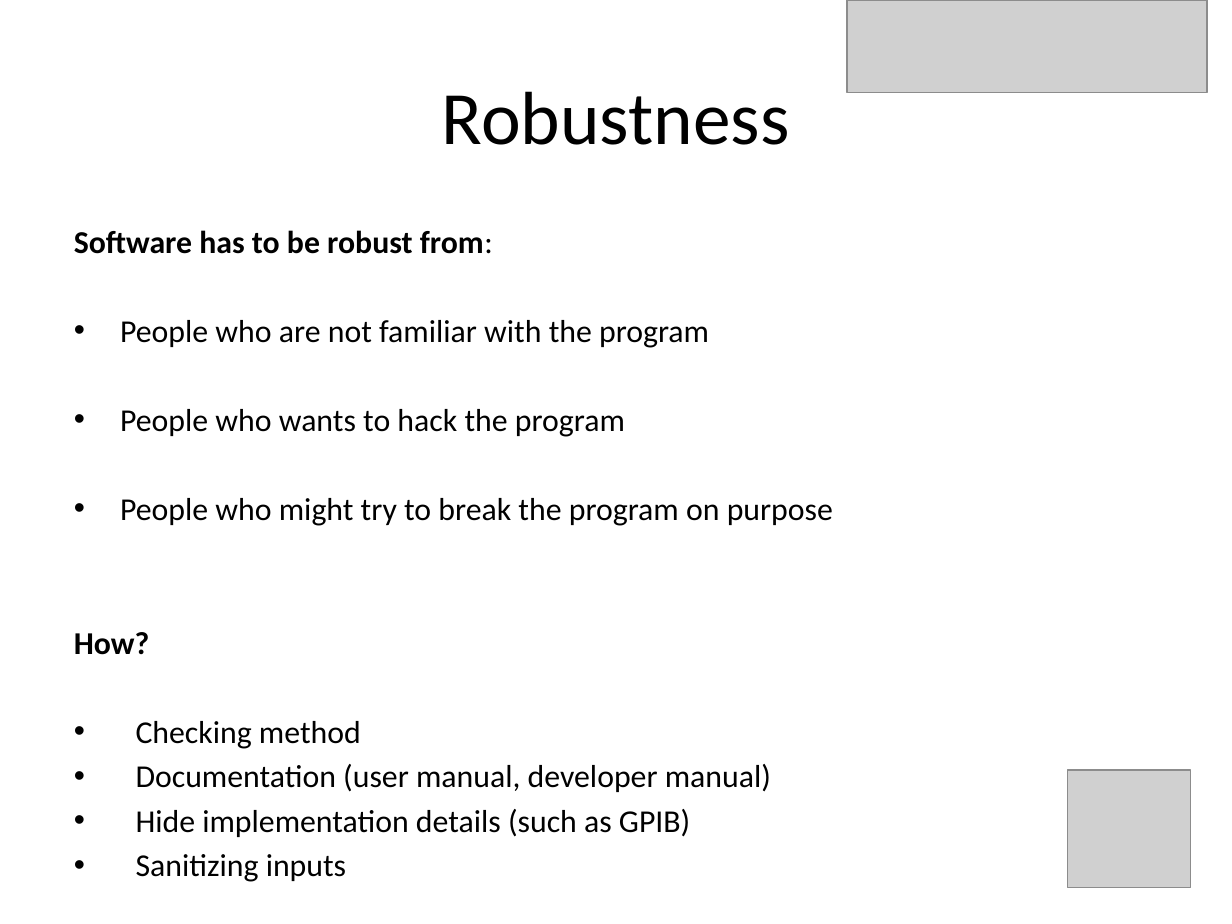
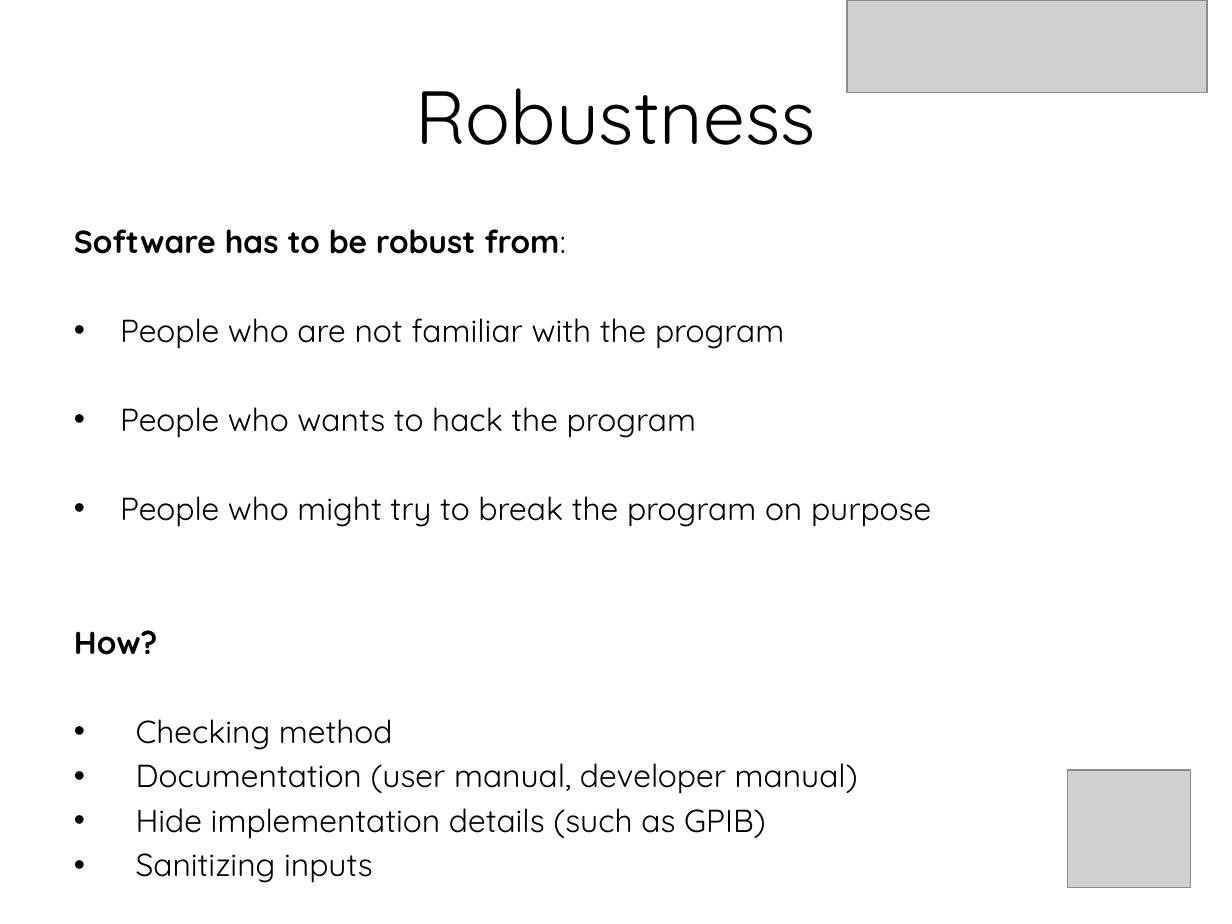
Before and after one commit to doctoboggan/DeathRay, a slide deck: slide 18 of manuals/desReview.pptx. Drawn at 1232x924 pixels with LibreOffice and Linux fonts; fonts in the diff are those of the drawing; grey boxes stand for pictures. Boxes give left, top, right and bottom in pixels: in the first picture for what was removed or moved away, otherwise in the second. Text is boxed around its words. In the diff, an @@ line names an element or a change of style, - is before the commit and + after.

```diff
--- a/manuals/desReview.pptx
+++ b/manuals/desReview.pptx
@@ title "Robustness" at [416,88,816,145]: font Calibri to Quicksand @@
@@ text "Software has to be robust ..." at [74,229,931,839]: font Calibri to Quicksand @@
```
Also in this commit, not shown: 3 other slides changed, 1 slide added, 1 slide removed.
